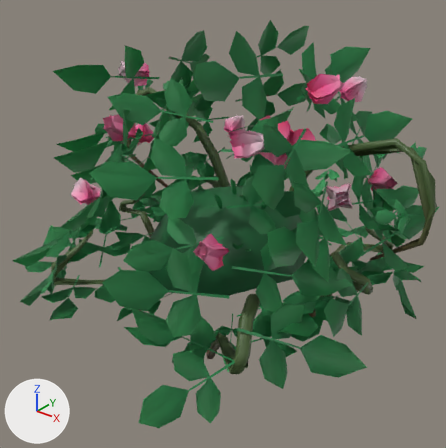
What one commit did to the glTF model world/spring_court/wider/assets/flora/flora_bush_rose.gltf.
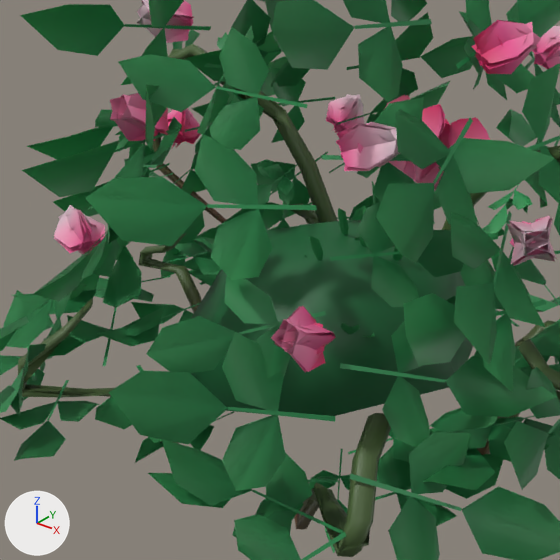
Each version is shown whole from a camera (50 mm lens) standing at (0.824, -1.054, 0.961) and looking at (-0.005, -0.018, 0.319), then close up on the part from 9% to 80% of the width and 14% to 84% of the height. Arrows for +X, +Y and +Z are at lower left; the lights stay in place. The older version's two pictures come first. Vertices at exactly the same position are counted once.

Objects in the first close-up: 'flora_bush_rose', 'flora_bush_rose_LOD1'.
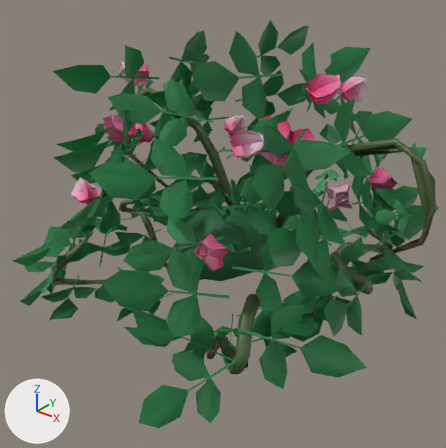
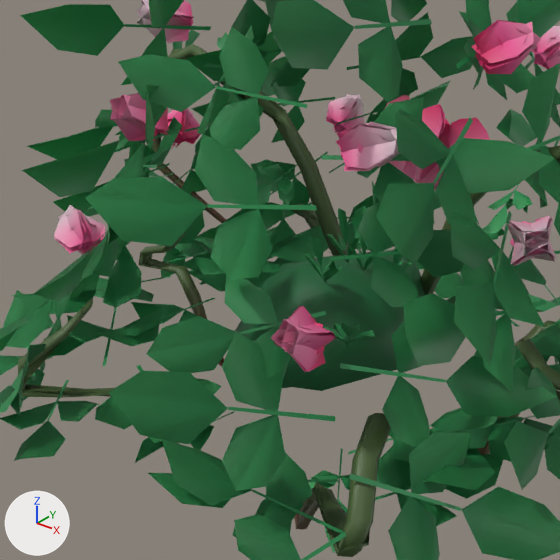
The change, as a diff of the scene's bpy script:
```diff
--- a/world/spring_court/wider/assets/flora/flora_bush_rose.gltf.py
+++ b/world/spring_court/wider/assets/flora/flora_bush_rose.gltf.py
@@ me_flora_bush_rose @@
 me_flora_bush_rose.from_pydata(...)  # 3278 vertices, 2864 faces; spans x -0.492..0.461, y -0.532..0.568, z 0.0..0.783
 # used by ob_flora_bush_rose; location = (0.0, 0.0, 0.0)
+# me_flora_bush_rose part 1: the loose piece of 23 vertices spanning x -0.182..0.198, y -0.246..0.248, z 0.228..0.411 is scaled about its middle by (0.65, 0.708, 0.706), then moved by (-0.003, 0.0, -0.023)
 me_flora_bush_rose.materials.append(mat_court_flora)
@@ me_flora_bush_rose_lod1 @@
 # used by ob_flora_bush_rose_lod1; location = (0.0, 0.0, 0.0)
-me_flora_bush_rose_lod1.from_pydata(...)  # 1960 vertices, 1432 faces; spans x -0.492..0.461, y -0.532..0.568, z 0.029..0.783
+me_flora_bush_rose_lod1.from_pydata(...)  # 1975 vertices, 1432 faces; spans x -0.492..0.461, y -0.532..0.568, z 0.029..0.783
+# me_flora_bush_rose_lod1 part 2: the loose piece of 13 vertices spanning x -0.182..0.197, y -0.246..0.24, z 0.233..0.411 is rebuilt with 10 vertices and now spans x -0.118..0.128, y -0.162..0.17, z 0.237..0.357
+# other edits to the shape of me_flora_bush_rose_lod1 do not show in these pictures
 me_flora_bush_rose_lod1.materials.append(mat_court_flora)
```

What differs and where, as boxes [x1, y1, x2, y2] in the close-ups (560 x 560 px; the box of a moved part takes in the faces that stretch with it):
part 1 of me_flora_bush_rose, moved or reshaped
    before: [191, 220, 473, 416]
    after: [235, 252, 425, 391]
part 2 of me_flora_bush_rose_lod1, rebuilt
    before: [225, 221, 473, 416]
    after: [276, 250, 407, 388]
